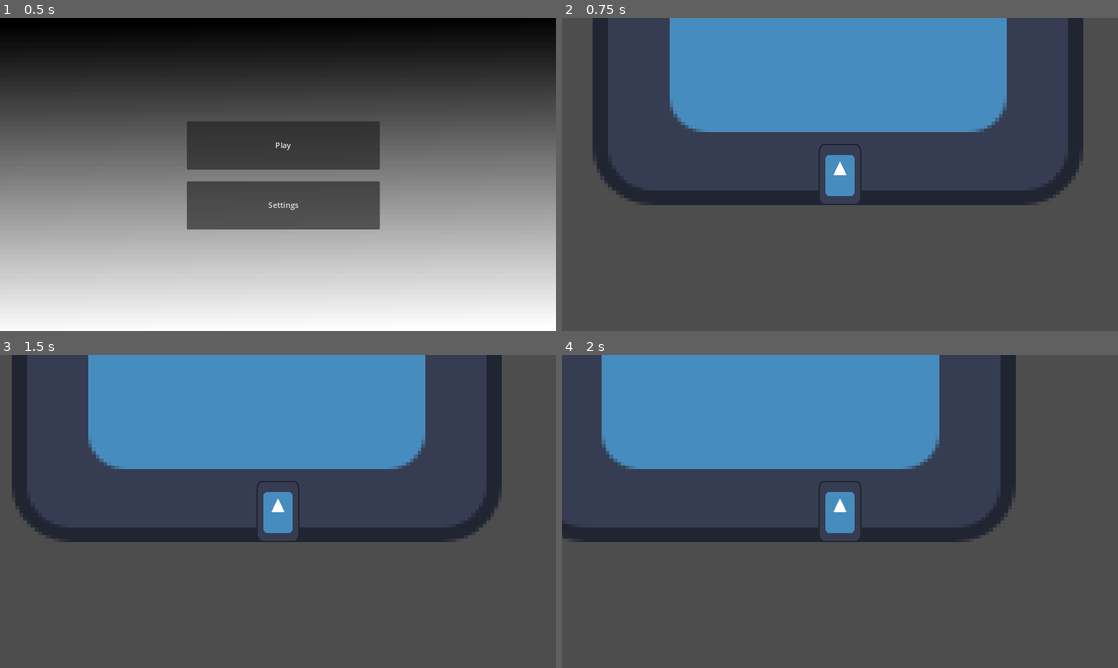
Above: before the commit, frames 1-4 (two rows, left to right).
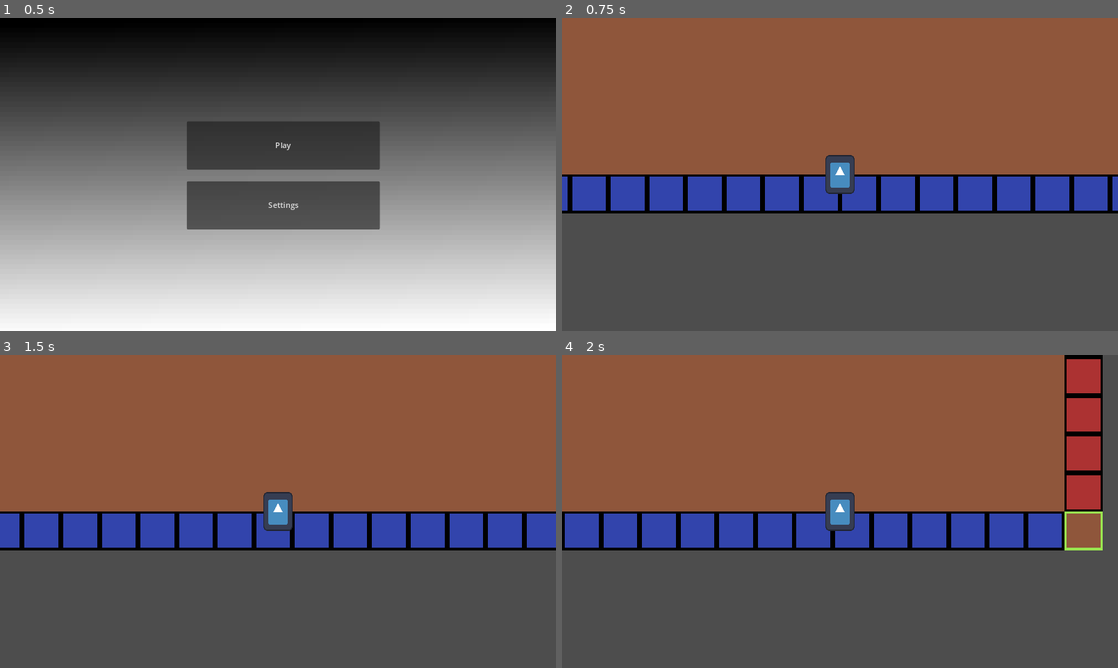
Above: after the commit, the same moments.

Repository: dompetriella/gmtk_game_jam_2024
Game: Godot game, scene res://main.tscn
Same seed, same stepped clock (60 frames per second), same inputs: the game is played once before the commit and once after it. The engine's default icon, where the game draws it, is replaced by a stand-in: a white triangle on a blue panel in a dark square.
Inputs:
- Up to frame 1 (0.5 s): no input
- Up to frame 2 (0.75 s): click "Play" at 0.5 s
- Up to frame 3 (1.5 s): tap Enter at 1.25 s; hold Right (ui_right) from 1.28 s (still down)
- Up to frame 4 (2 s): keep holding Right (ui_right)

Frame 1 is identical in both runs. In frame 2, 62% of the frame differs, in the area x 0-100%, y 0-63%; in frame 3, 62%; in frame 4, 60%.

Commit message:
dom - added tile generator

Diff:
--- /dev/null
+++ b/assets/sprites/test/new_tile_set.tres
@@ -0,0 +1,18 @@
+[gd_resource type="TileSet" load_steps=3 format=3 uid="uid://bb1gacd5omdlc"]
+
+[ext_resource type="Texture2D" uid="uid://cimslijvukbj2" path="res://assets/sprites/test/Sprite-0005.png" id="1_1cmkg"]
+
+[sub_resource type="TileSetAtlasSource" id="TileSetAtlasSource_cp28u"]
+texture = ExtResource("1_1cmkg")
+0:0/0 = 0
+1:0/0 = 0
+2:0/0 = 0
+0:1/0 = 0
+1:1/0 = 0
+2:1/0 = 0
+0:2/0 = 0
+1:2/0 = 0
+2:2/0 = 0
+
+[resource]
+sources/0 = SubResource("TileSetAtlasSource_cp28u")
--- a/entity/player/player.gd
+++ b/entity/player/player.gd
@@ -3,6 +3,8 @@
 
 @export var speed = 300.0
 
+func _ready() -> void:
+	self.global_position = Vector2(16 * 9, 0);
 
 func _physics_process(delta: float) -> void:
 
--- a/entity/player/player.tscn
+++ b/entity/player/player.tscn
@@ -3,19 +3,20 @@
 [ext_resource type="Texture2D" uid="uid://hu0p3kpn1k7c" path="res://icon.svg" id="1_n2fed"]
 [ext_resource type="Script" path="res://entity/player/player.gd" id="1_oktdr"]
 
-[sub_resource type="CapsuleShape2D" id="CapsuleShape2D_3gcif"]
-radius = 40.0
-height = 128.0
+[sub_resource type="CapsuleShape2D" id="CapsuleShape2D_rli6t"]
+radius = 5.0
+height = 15.0
 
 [node name="Player" type="CharacterBody2D"]
 script = ExtResource("1_oktdr")
-speed = 100.0
+speed = 25.0
 
 [node name="Sprite2D" type="Sprite2D" parent="."]
-scale = Vector2(0.6875, 1)
+scale = Vector2(0.09375, 0.125)
 texture = ExtResource("1_n2fed")
 
 [node name="CollisionShape2D" type="CollisionShape2D" parent="."]
-shape = SubResource("CapsuleShape2D_3gcif")
+shape = SubResource("CapsuleShape2D_rli6t")
 
 [node name="Camera2D" type="Camera2D" parent="."]
+zoom = Vector2(5, 5)
--- a/game.tscn
+++ b/game.tscn
@@ -1,16 +1,18 @@
-[gd_scene load_steps=3 format=3 uid="uid://bev2k05fe3j12"]
+[gd_scene load_steps=4 format=3 uid="uid://bev2k05fe3j12"]
 
 [ext_resource type="PackedScene" uid="uid://cnsdp5mjeacsh" path="res://entity/player/player.tscn" id="1_ca313"]
-[ext_resource type="Texture2D" uid="uid://hu0p3kpn1k7c" path="res://icon.svg" id="1_u6713"]
+[ext_resource type="PackedScene" uid="uid://bnqrijhnq5a3b" path="res://tile_map_generator/tile_map_generator.tscn" id="2_604mt"]
+[ext_resource type="TileSet" uid="uid://bb1gacd5omdlc" path="res://assets/sprites/test/new_tile_set.tres" id="3_r3a0r"]
 
 [node name="Game" type="Node2D"]
 
-[node name="Sprite2D" type="Sprite2D" parent="."]
-position = Vector2(-3.99998, -420)
-scale = Vector2(7.9375, 7.5625)
-texture = ExtResource("1_u6713")
-
-[node name="Sprite2D" type="Sprite2D" parent="Sprite2D"]
+[node name="TileMapGenerator" parent="." instance=ExtResource("2_604mt")]
+climbable_width = 18
+climbable_height = 100
 
 [node name="Player" parent="." instance=ExtResource("1_ca313")]
-scale = Vector2(1, 1)
+z_index = 1
+position = Vector2(0, 8)
+
+[node name="TileMapLayer" type="TileMapLayer" parent="."]
+tile_set = ExtResource("3_r3a0r")
--- a/project.godot
+++ b/project.godot
@@ -24,6 +24,41 @@
 
 window/stretch/mode="canvas_items"
 
+[input]
+
+ui_left={
+"deadzone": 0.5,
+"events": [Object(InputEventKey,"resource_local_to_scene":false,"resource_name":"","device":0,"window_id":0,"alt_pressed":false,"shift_pressed":false,"ctrl_pressed":false,"meta_pressed":false,"pressed":false,"keycode":4194319,"physical_keycode":0,"key_label":0,"unicode":0,"location":0,"echo":false,"script":null)
+, Object(InputEventJoypadButton,"resource_local_to_scene":false,"resource_name":"","device":0,"button_index":13,"pressure":0.0,"pressed":false,"script":null)
+, Object(InputEventJoypadMotion,"resource_local_to_scene":false,"resource_name":"","device":0,"axis":0,"axis_value":-1.0,"script":null)
+, Object(InputEventKey,"resource_local_to_scene":false,"resource_name":"","device":-1,"window_id":0,"alt_pressed":false,"shift_pressed":false,"ctrl_pressed":false,"meta_pressed":false,"pressed":false,"keycode":0,"physical_keycode":65,"key_label":0,"unicode":97,"location":0,"echo":false,"script":null)
+]
+}
+ui_right={
+"deadzone": 0.5,
+"events": [Object(InputEventKey,"resource_local_to_scene":false,"resource_name":"","device":0,"window_id":0,"alt_pressed":false,"shift_pressed":false,"ctrl_pressed":false,"meta_pressed":false,"pressed":false,"keycode":4194321,"physical_keycode":0,"key_label":0,"unicode":0,"location":0,"echo":false,"script":null)
+, Object(InputEventJoypadButton,"resource_local_to_scene":false,"resource_name":"","device":0,"button_index":14,"pressure":0.0,"pressed":false,"script":null)
+, Object(InputEventJoypadMotion,"resource_local_to_scene":false,"resource_name":"","device":0,"axis":0,"axis_value":1.0,"script":null)
+, Object(InputEventKey,"resource_local_to_scene":false,"resource_name":"","device":-1,"window_id":0,"alt_pressed":false,"shift_pressed":false,"ctrl_pressed":false,"meta_pressed":false,"pressed":false,"keycode":0,"physical_keycode":68,"key_label":0,"unicode":100,"location":0,"echo":false,"script":null)
+]
+}
+ui_up={
+"deadzone": 0.5,
+"events": [Object(InputEventKey,"resource_local_to_scene":false,"resource_name":"","device":0,"window_id":0,"alt_pressed":false,"shift_pressed":false,"ctrl_pressed":false,"meta_pressed":false,"pressed":false,"keycode":4194320,"physical_keycode":0,"key_label":0,"unicode":0,"location":0,"echo":false,"script":null)
+, Object(InputEventJoypadButton,"resource_local_to_scene":false,"resource_name":"","device":0,"button_index":11,"pressure":0.0,"pressed":false,"script":null)
+, Object(InputEventJoypadMotion,"resource_local_to_scene":false,"resource_name":"","device":0,"axis":1,"axis_value":-1.0,"script":null)
+, Object(InputEventKey,"resource_local_to_scene":false,"resource_name":"","device":-1,"window_id":0,"alt_pressed":false,"shift_pressed":false,"ctrl_pressed":false,"meta_pressed":false,"pressed":false,"keycode":0,"physical_keycode":87,"key_label":0,"unicode":119,"location":0,"echo":false,"script":null)
+]
+}
+ui_down={
+"deadzone": 0.5,
+"events": [Object(InputEventKey,"resource_local_to_scene":false,"resource_name":"","device":0,"window_id":0,"alt_pressed":false,"shift_pressed":false,"ctrl_pressed":false,"meta_pressed":false,"pressed":false,"keycode":4194322,"physical_keycode":0,"key_label":0,"unicode":0,"location":0,"echo":false,"script":null)
+, Object(InputEventJoypadButton,"resource_local_to_scene":false,"resource_name":"","device":0,"button_index":12,"pressure":0.0,"pressed":false,"script":null)
+, Object(InputEventJoypadMotion,"resource_local_to_scene":false,"resource_name":"","device":0,"axis":1,"axis_value":1.0,"script":null)
+, Object(InputEventKey,"resource_local_to_scene":false,"resource_name":"","device":-1,"window_id":0,"alt_pressed":false,"shift_pressed":false,"ctrl_pressed":false,"meta_pressed":false,"pressed":false,"keycode":0,"physical_keycode":83,"key_label":0,"unicode":115,"location":0,"echo":false,"script":null)
+]
+}
+
 [rendering]
 
 textures/canvas_textures/default_texture_filter=0
--- /dev/null
+++ b/tile_map_generator/tile_map_generator.gd
@@ -0,0 +1,38 @@
+extends Node2D
+
+@export var climbable_width: int = 18;
+@export var climbable_height: int  = 5;
+
+func _ready() -> void:
+	call_deferred("_generate_tiles");
+	pass;
+
+func _generate_tiles():
+	var tile_map: TileMapLayer = TileMapLayer.new();
+	tile_map.tile_set = preload("res://assets/sprites/test/new_tile_set.tres");
+	var grid_size = Vector2(climbable_width, climbable_height);
+	for x in range(grid_size.x):
+		for y in range(grid_size.y):
+			var tile_id = 0;
+			if (x == 0):
+				if (y == 0):
+					tile_map.set_cell(Vector2i(x, -y), 0, Vector2i(0,2));
+				elif (y == climbable_height-1):
+					tile_map.set_cell(Vector2i(x, -y), 0, Vector2i(0, 0));
+				else:
+					tile_map.set_cell(Vector2i(x, -y), 0, Vector2i(0, 1));
+			elif (y == 0):
+				if (x == climbable_width-1):
+					tile_map.set_cell(Vector2i(x, -y), 0, Vector2i(2, 2));
+				else:
+					tile_map.set_cell(Vector2i(x, -y), 0, Vector2i(1, 2));
+			elif (x == climbable_width - 1):
+				if (y == climbable_height-1):
+					tile_map.set_cell(Vector2i(x, -y), 0, Vector2i(2, 0));
+				else:
+					tile_map.set_cell(Vector2i(x, -y), 0, Vector2i(2, 1));
+			elif (y == climbable_height -1):
+				tile_map.set_cell(Vector2i(x, -y), 0, Vector2i(1, 0));
+			else:
+				tile_map.set_cell(Vector2i(x, -y), 0, Vector2i(1,1));
+	self.get_parent().add_child(tile_map);
--- /dev/null
+++ b/tile_map_generator/tile_map_generator.tscn
@@ -0,0 +1,6 @@
+[gd_scene load_steps=2 format=3 uid="uid://bnqrijhnq5a3b"]
+
+[ext_resource type="Script" path="res://tile_map_generator/tile_map_generator.gd" id="1_nd0ud"]
+
+[node name="TileMapGenerator" type="Node2D"]
+script = ExtResource("1_nd0ud")
Binary file added: assets/sprites/test/Sprite-0005.png
Not shown, added: assets/sprites/test/Sprite-0005.png.import
